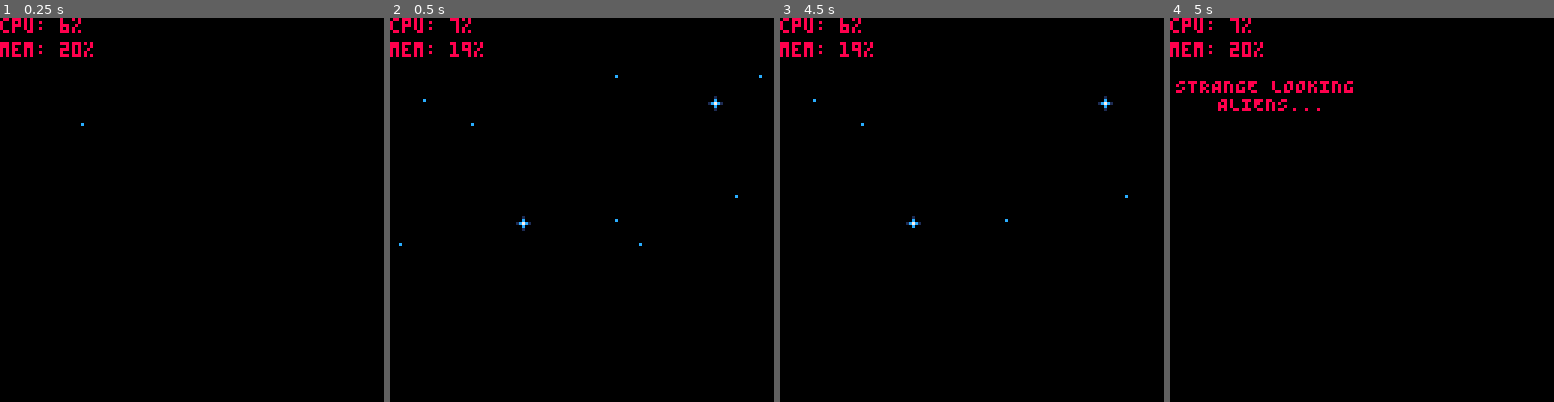
Above: before the commit, frames 1-4 (left to right).
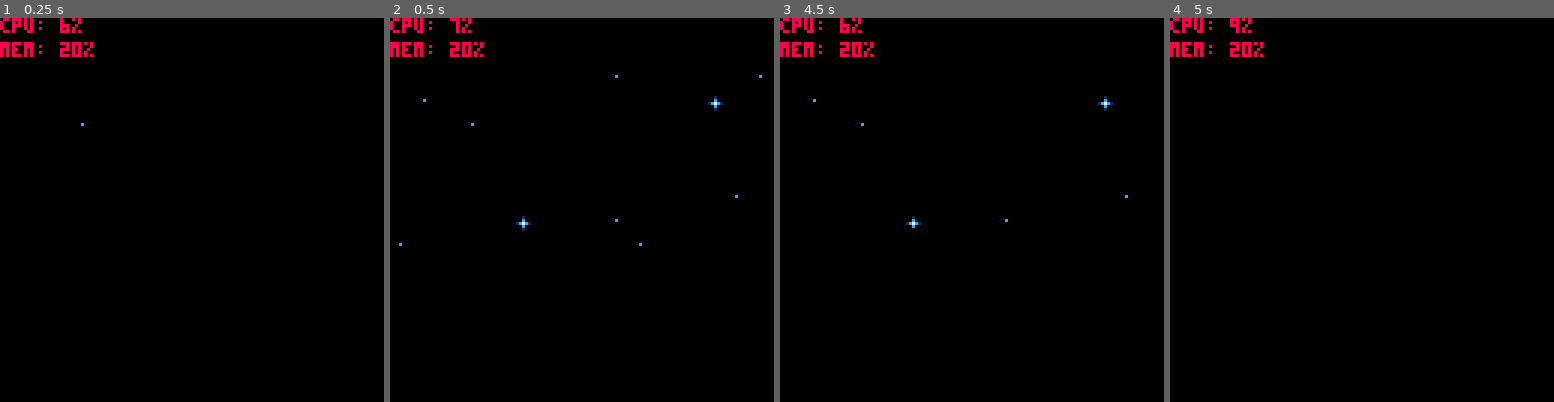
Above: after the commit, the same moments.

Repository: Liquidream/scumm-8
Game: PICO-8 cartridge scumm-8.p8
The game is run twice, just before and just after one commit, with the same random seed, the same clock (stepped at 60 frames per second) and the same inputs.
Inputs (mouse positions are in pixels of both pictures, inside the frame that each line leads up to):
- Up to frame 1 (0.25 s): no input
- Up to frame 2 (0.5 s): tap X (X key) at 0.33 s
- Up to frame 3 (4.5 s): click (1060, 121) at 0.67 s; tap O (Z key) at 0.7, 1.7, 2.1, 2.5, 2.9, 3.3, 3.7, 4.1 s; tap X (X key) at 1.07, 1.85, 2.97, 4.08 s; click (826, 267) at 1.22 s; hold Right 1.6-2.1 s; click (887, 114) at 1.77 s; hold Up 2.15-2.42 s; click (952, 259) at 2.32 s; hold Right 2.47-3.03 s; click (1014, 106) at 2.87 s; hold Left 3.08-3.58 s; click (1075, 256) at 3.42 s; hold Down 3.63-3.97 s; click (841, 102) at 3.97 s; hold Right from 4.02 s (still down)
- Up to frame 4 (5 s): tap O (Z key) at 4.5, 4.9 s; click (1292, 248) at 4.52 s; release Right at 4.68 s; hold Up from 4.73 s (still down)

Frame 1 is identical in both runs. In frame 2, less than 0.1% of the frame differs, in the area x 15-21%, y 6-11%; in frame 3, less than 0.1%; in frame 4, 1.0%, in the area x 1-48%, y 0-25%.

Commit message:
Switch chars via inventory!

Diff:
--- a/scumm-8.p8
+++ b/scumm-8.p8
@@ -356,8 +356,7 @@
 			end,
 			open = function(me)
 				open_door(me, obj_front_door_inside)
-
-				camera_follow(purp_tentacle)
+				--camera_follow(purp_tentacle)
 			end,
 			close = function(me)
 				close_door(me, obj_front_door_inside)
@@ -477,6 +476,45 @@
 	}
 
 
+	obj_switch_tent = {
+		data = [[
+			name=purple tentacle
+			state=state_here
+			state_here=170
+			trans_col=15
+			x=1
+			y=1
+			w=1
+			h=1
+		]],
+		verbs = {
+			use = function(me)
+				selected_actor = purp_tentacle
+				camera_follow(purp_tentacle)
+			end
+		}
+	}
+
+	obj_switch_player= {
+		data = [[
+			name=humanoid
+			state=state_here
+			state_here=209
+			trans_col=11
+			x=1
+			y=1
+			w=1
+			h=1
+		]],
+		verbs = {
+			use = function(me)
+				selected_actor = main_actor
+				camera_follow(main_actor)
+			end
+		}
+	}
+
+
 --
 -- room definitions
 --
@@ -509,7 +547,7 @@
 							print_line("cozy fireplaces...",90,20,8,1)
 							print_line("(just look at it!)",90,20,8,1)
 							shake(false)]]
-
+--[[
 							-- part 2
 							change_room(second_room, 1)
 							print_line("strange looking aliens...",30,20,8,1,false,true)
@@ -527,7 +565,7 @@
 							camera_pan_to(0)
 							wait_for_camera()
 							print_line("quack!",45,60,10,1)
-
+]]
 							-- part 4
 							change_room(outside_room, 1)
 
@@ -704,10 +742,20 @@
 		}
 	}
 
-
+	-- the void, a place to put objects/actors when not in a room
+	rm_void = {
+		data = [[
+			map = {0,0}
+		]],
+		objects = {
+			obj_switch_player,
+			obj_switch_tent
+		},
+	}
 
 
 rooms = {
+	rm_void,
 	title_room,
 	outside_room,
 	first_room,
@@ -740,6 +788,9 @@
 			face_dir = face_front
 		]],
 		-- sprites for directions (front, left, back, right) - note: right=left-flipped
+		inventory = {
+			obj_switch_tent
+		},
 		verbs = {
 			use = function(me)
 				selected_actor = me
@@ -765,6 +816,9 @@
 			use_pos = pos_left
 		]],
 		in_room = second_room,
+		inventory = {
+			obj_switch_player
+		},
 		verbs = {
 				lookat = function()
 					say_line("it's a weird looking tentacle, thing!")
@@ -840,12 +894,24 @@
 	-- set which room to start the game in
 	-- (e.g. could be a "pseudo" room for title screen!)
 
+	pickup_obj(obj_switch_tent, main_actor)
+	pickup_obj(obj_switch_player, purp_tentacle)
+			--
+
 	--change_room(rm_library, 1) -- iris fade
 	change_room(title_room, 1) -- iris fade
 end
 
 
 -- (end of customisable game content)
+…(8 lines of a section not shown)…
 
 
 
@@ -1355,12 +1421,12 @@
 	return false
 end
 
-function pickup_obj(obj)
-	--local obj = find_object(objname)
---	if obj then
-		-- assume selected_actor picked-up at this point
-		add(selected_actor.inventory, obj)
-		obj.owner = selected_actor
+function pickup_obj(obj, actor)
+		-- use actor spectified, or default to selected
+    actor = actor or selected_actor
+
+		add(actor.inventory, obj)
+		obj.owner = actor
 		-- remove it from room
 		del(obj.in_room.objects, obj)
 --	end
@@ -2445,7 +2511,9 @@
 			rectfill(xpos-1, stage_top+ypos-1, xpos+8, stage_top+ypos+8, 1)
 
 			obj = selected_actor.inventory[start_pos+ipos]
+			d("inv obj#:"..#selected_actor.inventory)
 			if obj then
+				d("inv obj")
 				-- something to draw
 				obj.x, obj.y = xpos, ypos
 				-- draw object/sprite
@@ -2560,8 +2628,8 @@
 		actor.talk_tmr = 1
 		actor.anim_pos = 1 	-- used to track anim pos
 		actor.inventory = {
-			-- object1,
-			-- object2
+			-- obj_switch_player,
+			-- obj_switch_tent
 		}
 		actor.inv_pos = 0 	-- pointer to the row to start displaying from
 	end
